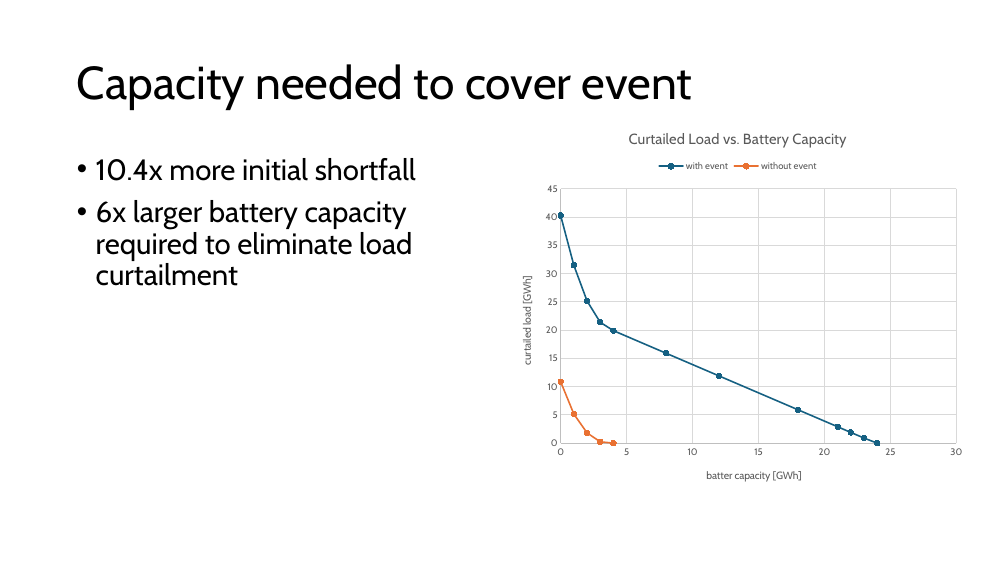
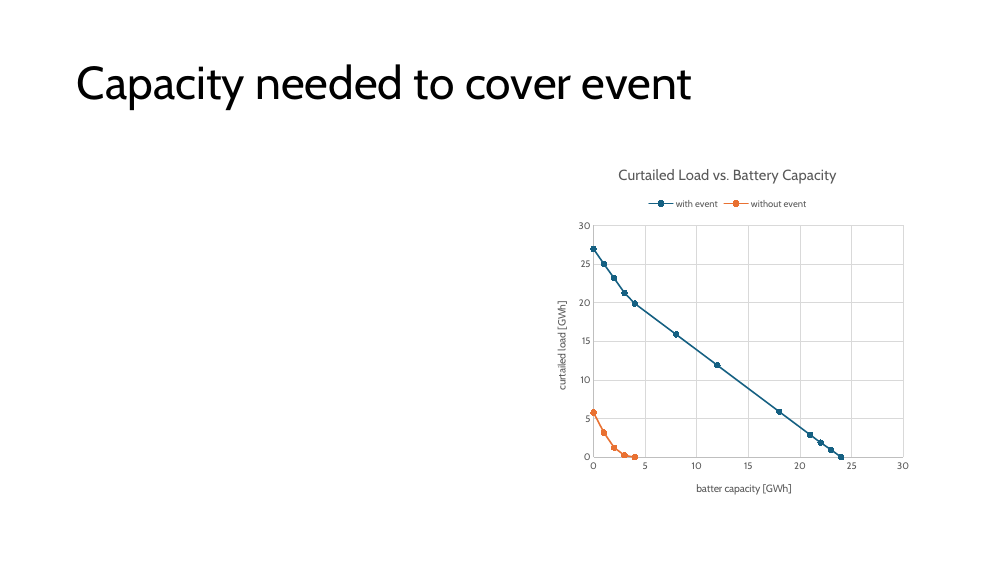
Before and after one commit to slacgismo/regrow, a slide deck: slide 2 of battery_control/abnormal_heatwave_smoke_test.pptx. Drawn at 1008x567 pixels with LibreOffice and Linux fonts; fonts in the diff are those of the drawing. Boxes give left, top, right and bottom in pixels: in the first picture for what was removed or moved away, otherwise in the second. Text is boxed around its words. In the diff, an @@ line names an element or a change of style, - is before the commit and + after.

```diff
--- a/battery_control/abnormal_heatwave_smoke_test.pptx
+++ b/battery_control/abnormal_heatwave_smoke_test.pptx
@@ text removed at bbox=[96, 158, 416, 286] @@
-• 10.4x more initial shortfall
-• 6x larger battery capacity required to eliminate load curtailment
@@ scatter lines chart at bbox=[539, 151, 917, 511] @@
-with event: (0, 40), (1, 31), (2, 25), (3, 21), (4, 20), (8, 16), (12, 12), (18, 6), (21, 3), (22, 2), (23, 1), (24, 0)
+with event: (0, 27), (1, 25), (2, 23.2), (3, 21.3), (4, 19.9), (8, 15.9), (12, 11.9), (18, 5.9), (21, 2.9), (22, 1.9), (23, 1), (24, 0)
-without event: (0, 11), (1, 5), (2, 2), (3, 0), (4, 0), (8, -), (12, -), (18, -), (21, -), (22, -), (23, -), (24, -)
+without event: (0, 5.8), (1, 3.2), (2, 1.2), (3, 0.2), (4, 0), (8, -), (12, -), (18, -), (21, -), (22, -), (23, -), (24, -)
@@ scatter lines chart: place and size @@
-scatter lines chart at bbox=[504, 114, 972, 498]
+scatter lines chart at bbox=[539, 151, 917, 511]
```
Also in this commit, not shown: 1 other file.
